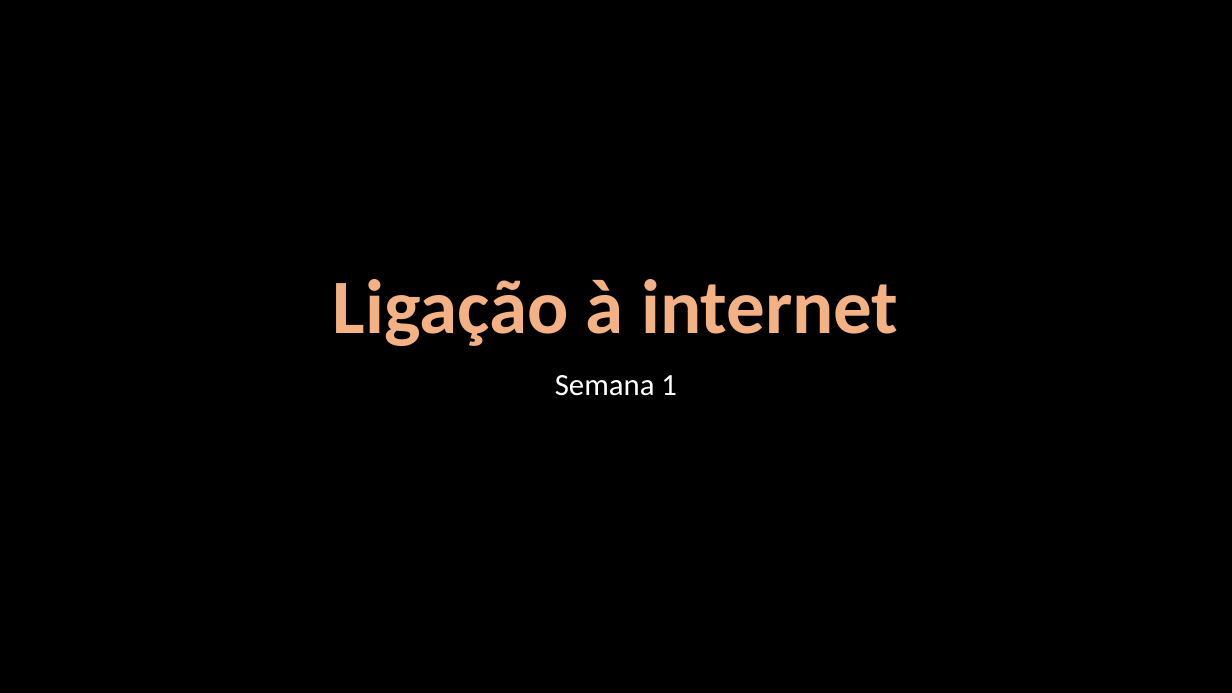
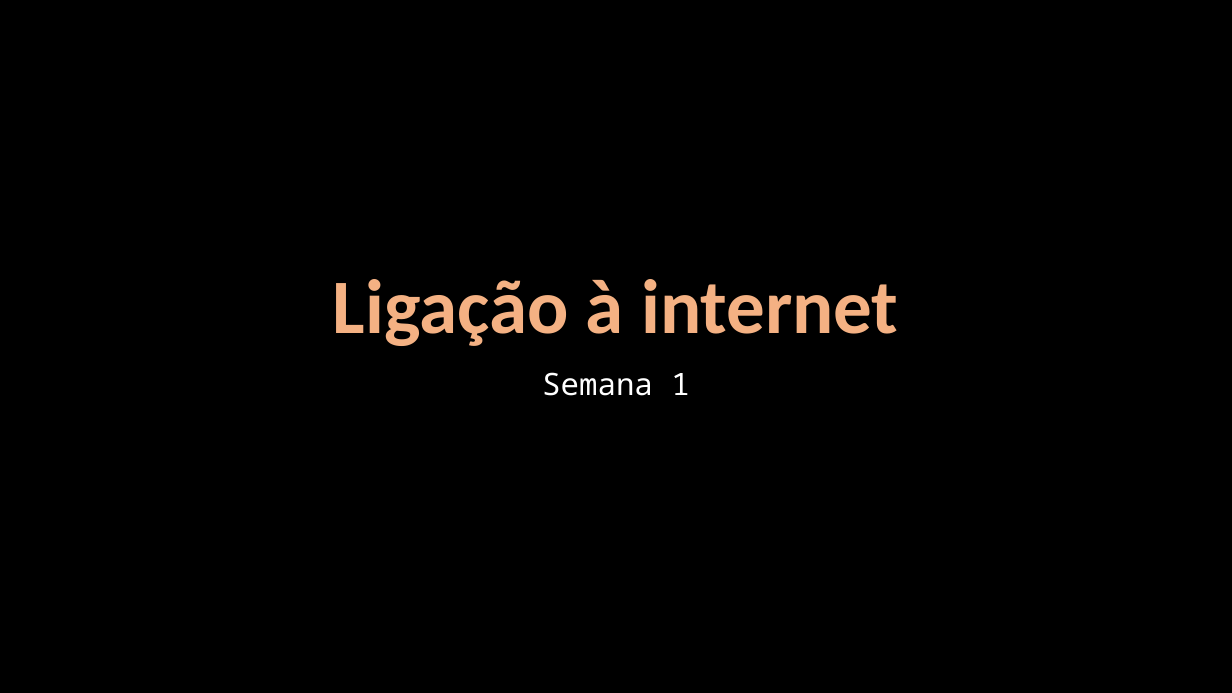
Before and after one commit to Java-Mooc/Advanced-Java, a slide deck: slide 1 of PPT1 - Ligacao a internet.pptx. Drawn at 1232x693 pixels with LibreOffice and Linux fonts; fonts in the diff are those of the drawing. Boxes give left, top, right and bottom in pixels: in the first picture for what was removed or moved away, otherwise in the second. Text is boxed around its words. In the diff, an @@ line names an element or a change of style, - is before the commit and + after.

```diff
--- a/PPT1 - Ligacao a internet.pptx
+++ b/PPT1 - Ligacao a internet.pptx
@@ subtitle "Semana 1" at box(542, 372, 689, 396): font Calibri to Noto Sans Mono @@
```
Also in this commit, not shown: 2 other slides changed, 5 slides added, 2 slides removed, 7 other files.
